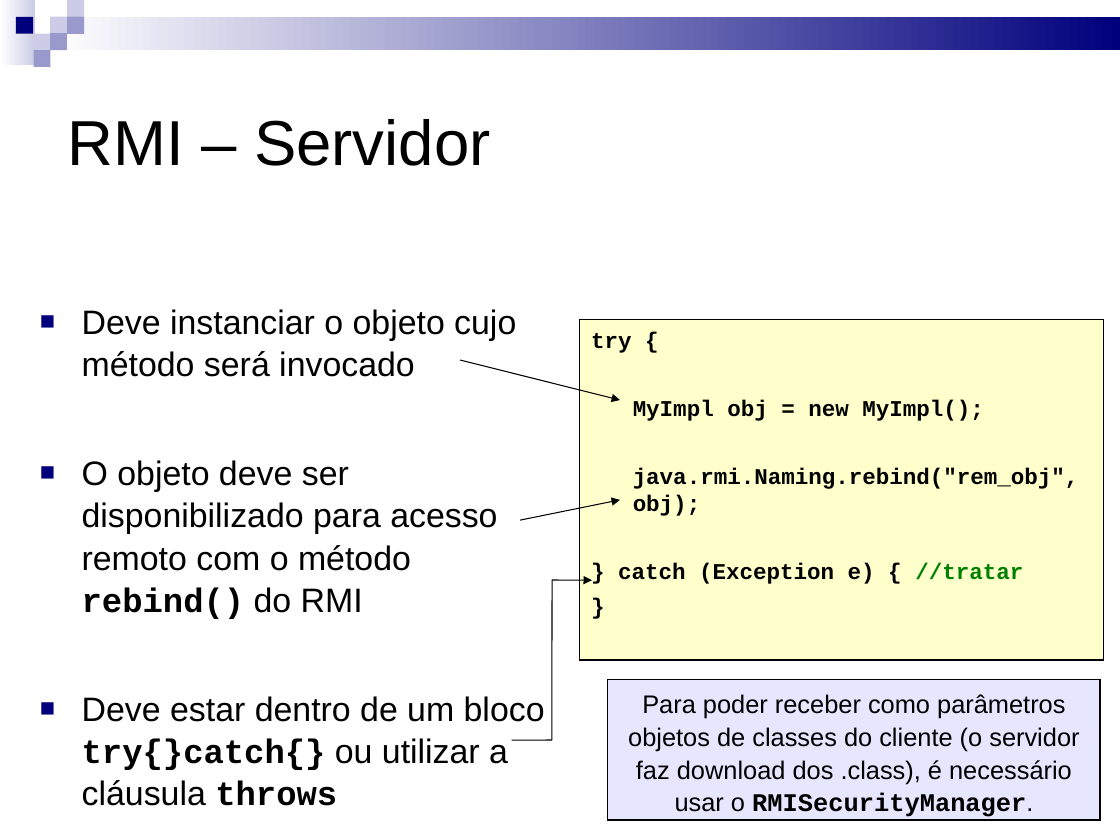
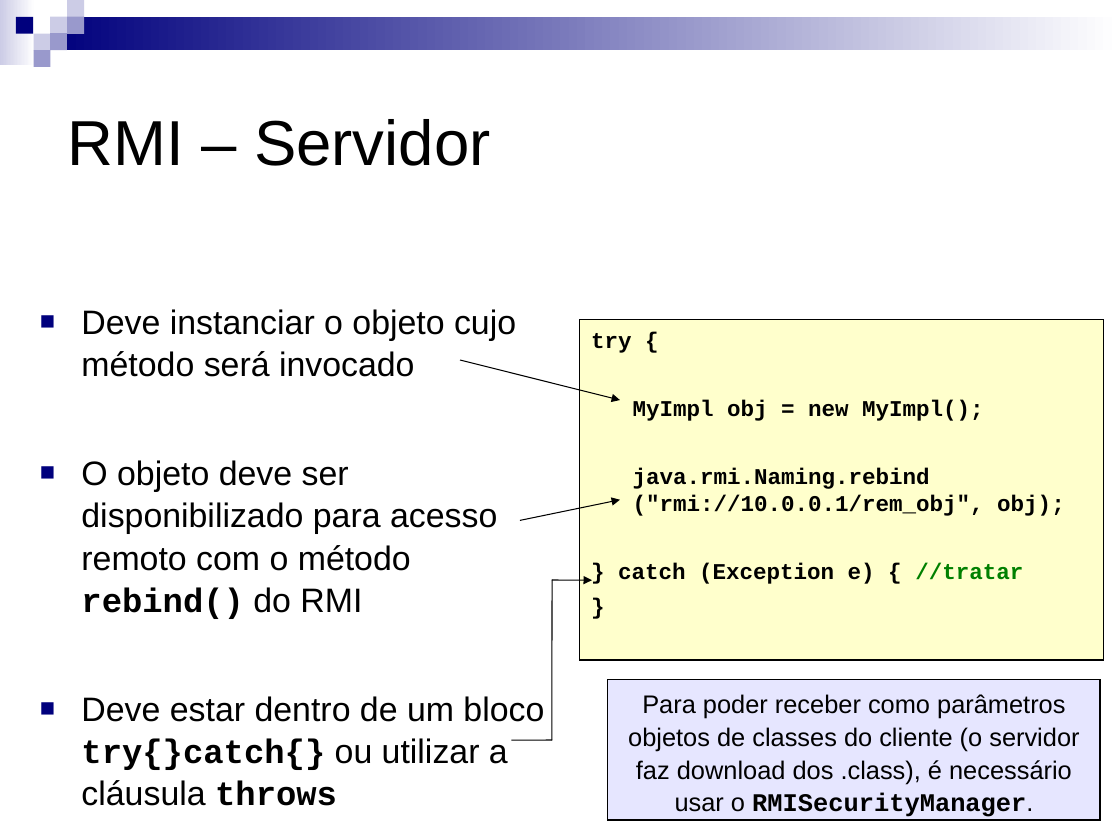
Before and after one commit to kdubezerra/kdubezerra, a slide deck: slide 27 of AD/slides_sisop2_pratica.ppt. Drawn at 1120x840 pixels with LibreOffice and Linux fonts; fonts in the diff are those of the drawing. Boxes give left, top, right and bottom in pixels: in the first picture for what was removed or moved away, otherwise in the second. Text is boxed around its words. In the diff, an @@ line names an element or a change of style, - is before the commit and + after.

```diff
--- a/AD/slides_sisop2_pratica.ppt
+++ b/AD/slides_sisop2_pratica.ppt
@@ rectangle at <box>0,0,36,65</box>: fill gradient #CCCCE6 to #FFFFFF to gradient #FFFFFF to #CCCCE6 @@
@@ rectangle at <box>51,16,1120,50</box>: fill gradient #00007D to #FFFFFF to gradient #FFFFFF to #00007D @@
@@ text in rectangle at <box>633,468,1065,516</box>: text changed @@
-java.rmi.Naming.rebind("rem_obj", obj);
+java.rmi.Naming.rebind ("rmi://10.0.0.1/rem_obj", obj);
```
Also in this commit, not shown: 29 other slides changed.
